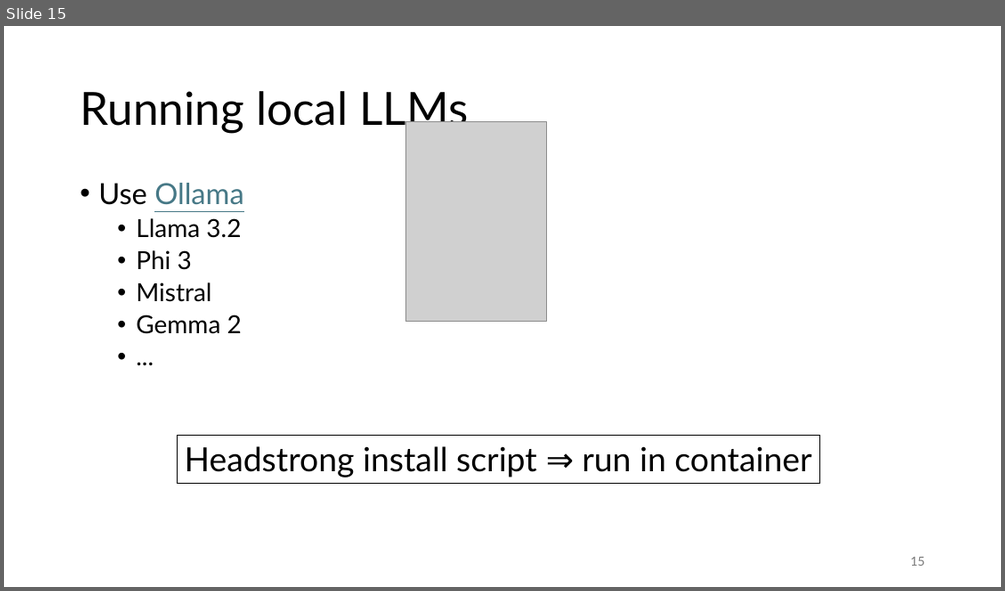
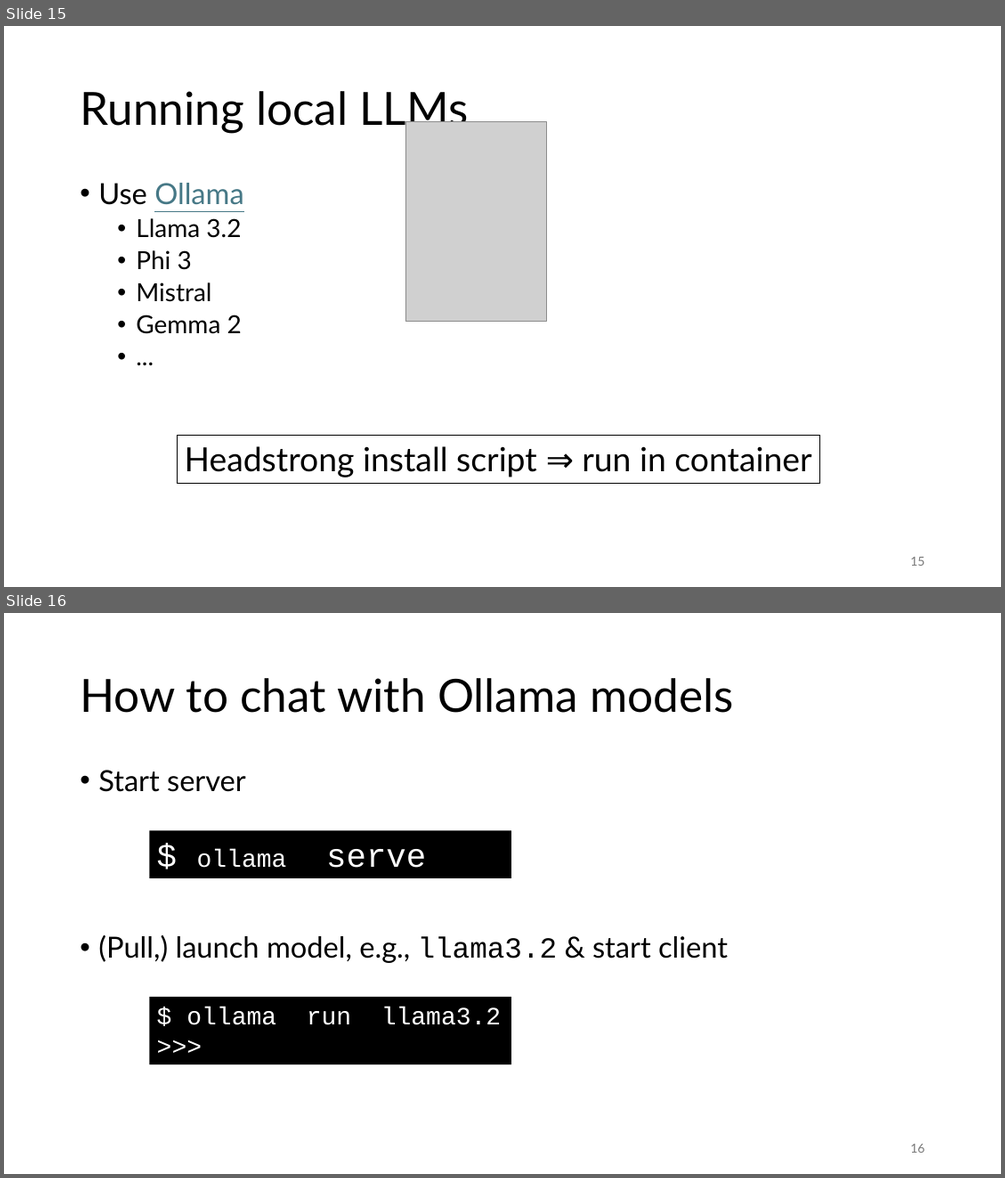
Before and after one commit to gjbex/Deploying-LLMs-locally, a slide deck: local_LLMs.pptx. Shown one above the other, each under a label of ours: slide 15 before the commit, slides 15 and 16 after it. The pictures are 1005x591 and 1005x1178 pixels, drawn with LibreOffice and Linux fonts; fonts in the diff are those of the drawing; grey boxes stand for pictures. Boxes give left, top, right and bottom in pixels: in the first picture for what was removed or moved away, otherwise in the second. Text is boxed around its words. In the diff, an @@ line names an element or a change of style, - is before the commit and + after.

Commit message:
Add ollama slides

```diff
--- a/local_LLMs.pptx
+++ b/local_LLMs.pptx
@@ slide 16 added at [4, 613, 1001, 1174], background #FFFFFF @@
@@ title added at [80, 678, 733, 713], 44 pt, text #000000 @@
+How to chat with Ollama models
@@ text added at [98, 770, 728, 963], 28 pt, text #000000 @@
+• Start server
+• (Pull,) launch model, e.g., llama3.2 & start client
@@ rectangle added at [150, 831, 512, 878], fill #000000, 32 pt, text #FFFFFF @@
+$ ollama serve
@@ rectangle added at [150, 997, 512, 1064], fill #000000, 24 pt, text #FFFFFF @@
+$ ollama run llama3.2
+>>>
@@ page number added at [910, 1143, 924, 1152], 12 pt, text #797979 @@
+16
```
Also in this commit, not shown: 1 slide changed, 3 other slides added.
